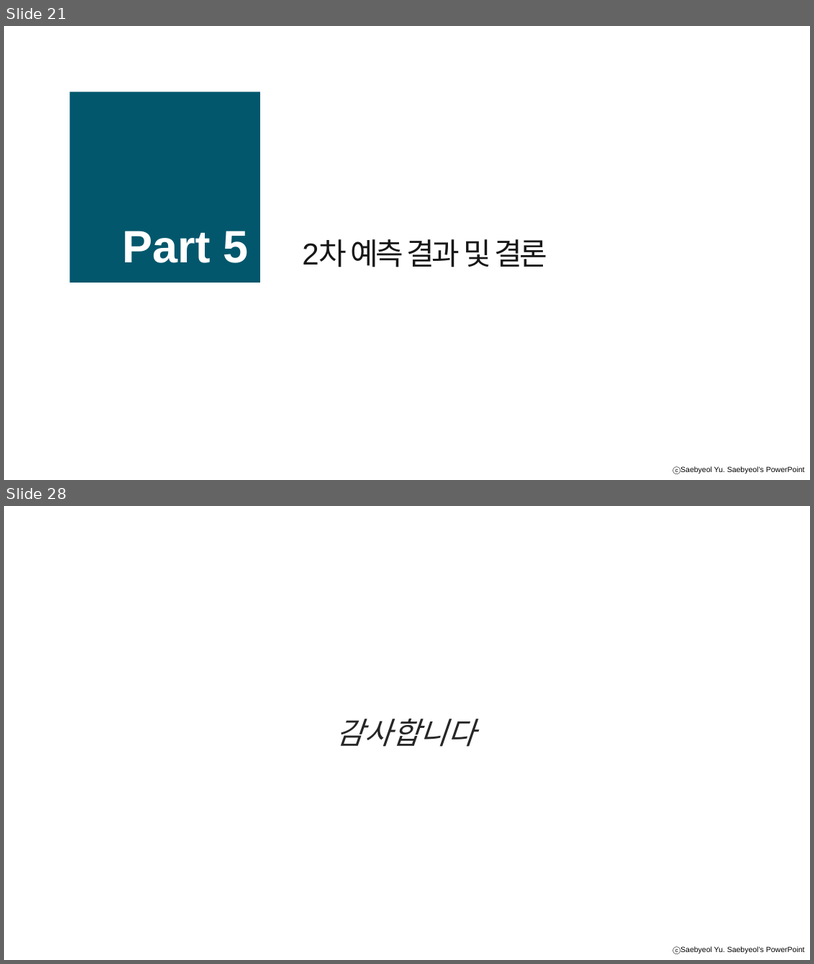
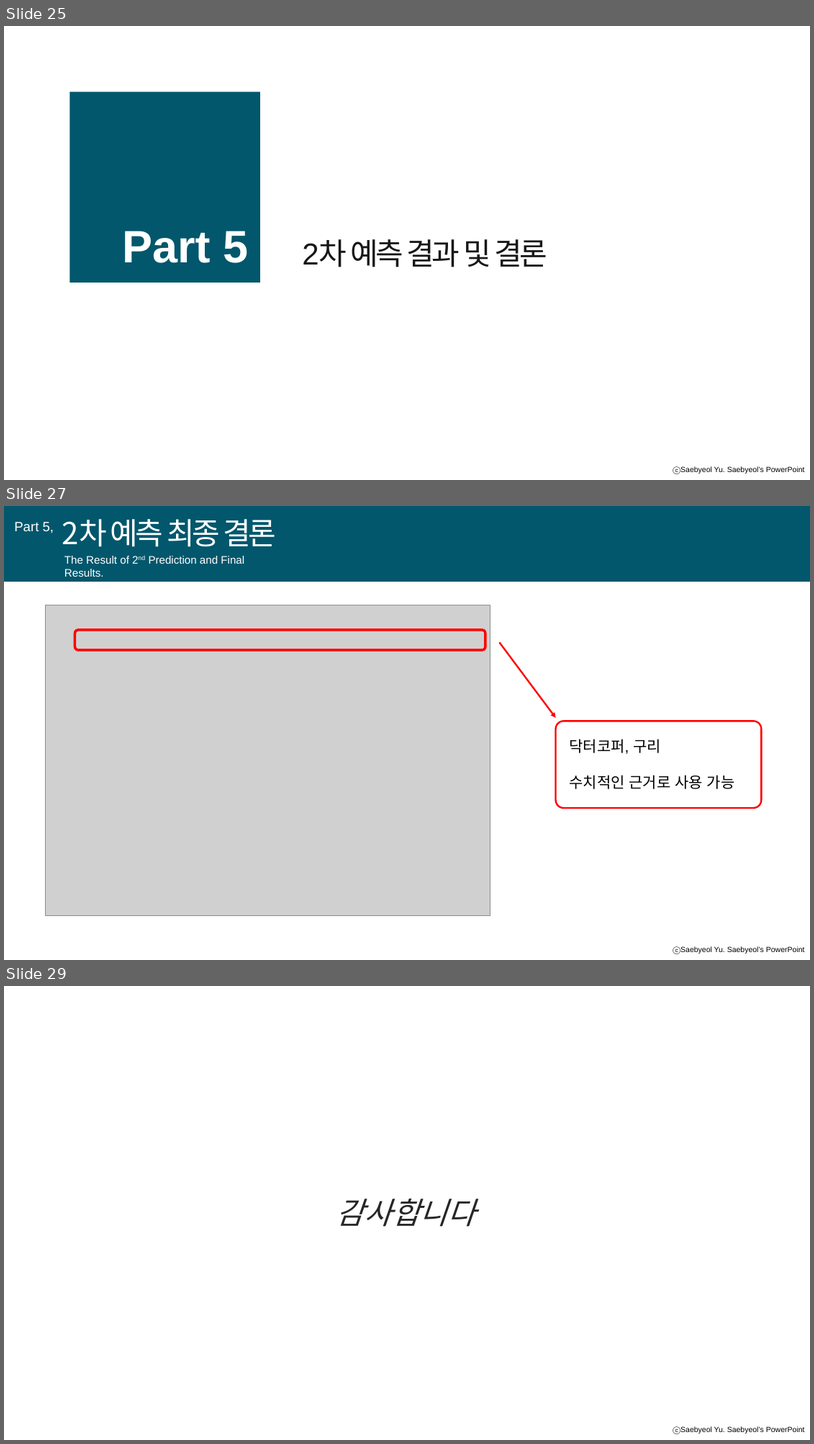
Before and after one commit to A-dongl/P3_kospi, a slide deck: 2차 발표자료.pptx. Shown one above the other, each under a label of ours: slides 21 and 28 before the commit, slides 25, 27 and 29 after it; the slides between them are not shown. The pictures are 814x964 and 814x1444 pixels, drawn with LibreOffice and Linux fonts; fonts in the diff are those of the drawing; grey boxes stand for pictures; background and template pictures are left out. Boxes give left, top, right and bottom in pixels: in the first picture for what was removed or moved away, otherwise in the second. Text is boxed around its words. In the diff, an @@ line names an element or a change of style, - is before the commit and + after.

```diff
--- a/2차 발표자료.pptx
+++ b/2차 발표자료.pptx
@@ slide 27 added at [4, 506, 810, 960], background #FFFFFF; not listed: 1 template element that a slide beside it also shows @@
@@ rectangle added at [4, 506, 810, 582], fill #02576C @@
@@ text added at [14, 522, 54, 533], 16 pt, text #FFFFFF @@
+Part 5,
@@ text added at [62, 519, 277, 547], 36 pt, text #FFFFFF @@
+2차 예측 최종 결론
@@ text added at [64, 556, 244, 577], 13 pt, text #FFFFFF @@
+The Result of 2nd Prediction and Final Results.
@@ picture added at [46, 605, 491, 916] @@
@@ rounded rectangle added at [75, 630, 486, 650], outline #FF0000 3 pt @@
@@ arrow added from (500, 642) to (556, 718), #FF0000 2 pt @@
@@ rounded rectangle added at [556, 721, 762, 808], outline #FF0000 2 pt @@
@@ text added at [569, 739, 736, 789], 18 pt, text #000000 @@
+닥터코퍼, 구리
+수치적인 근거로 사용 가능
@@ what was slide 21 is now slide 25 @@
@@ what was slide 28 is now slide 29 @@
```
Also in this commit, not shown: 11 slides changed, 9 other slides added, 11 slides removed, 1 other file.
